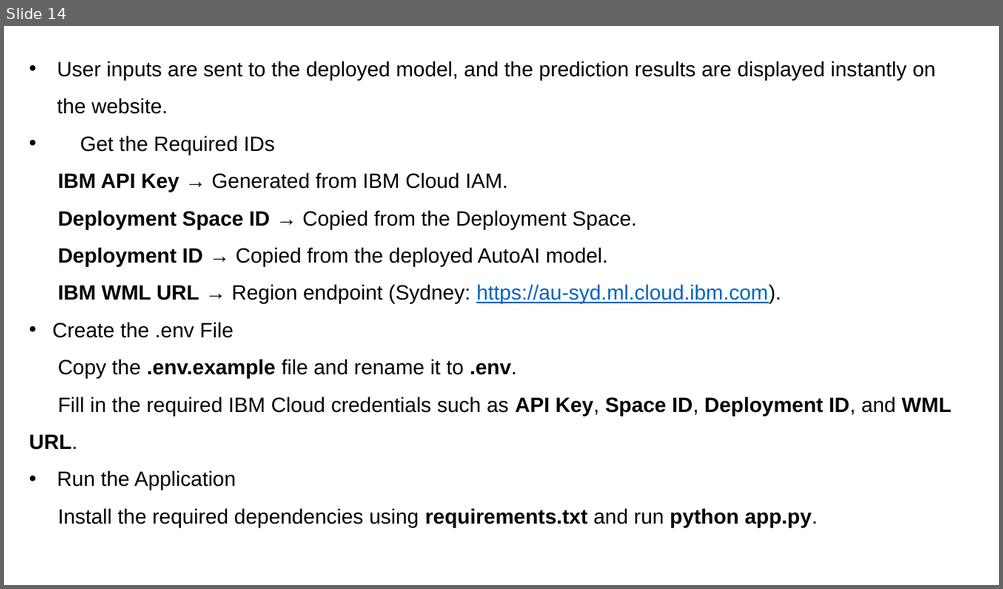
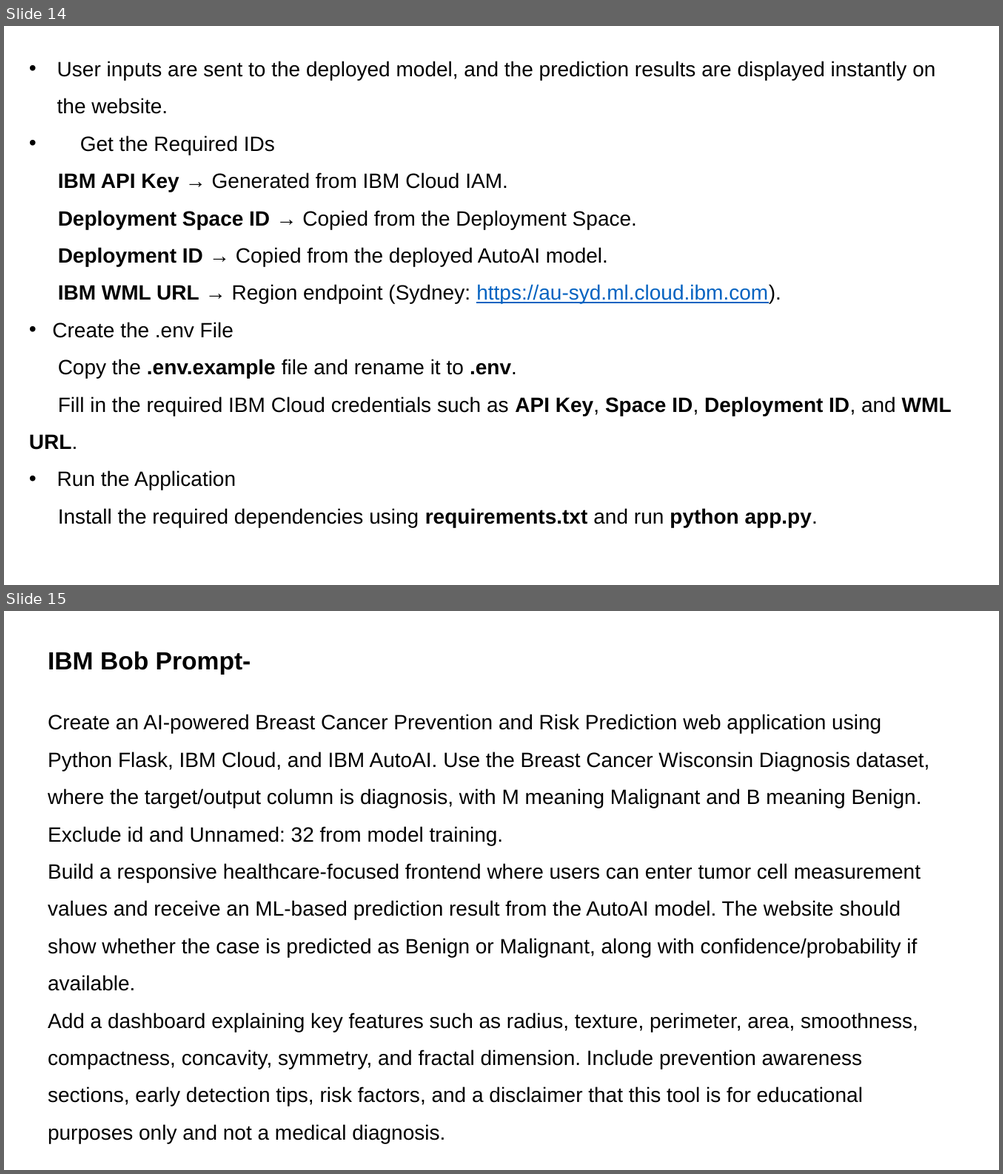
Before and after one commit to lakshmisatwika28-lang/Breast-Cancer-Prediction-AutoAI, a slide deck: Presentation.pptx. Shown one above the other, each under a label of ours: slide 14 before the commit, slides 14 and 15 after it. The pictures are 1003x589 and 1003x1174 pixels, drawn with LibreOffice and Linux fonts; fonts in the diff are those of the drawing. Boxes give left, top, right and bottom in pixels: in the first picture for what was removed or moved away, otherwise in the second. Text is boxed around its words. In the diff, an @@ line names an element or a change of style, - is before the commit and + after.

```diff
--- a/Presentation.pptx
+++ b/Presentation.pptx
@@ slide 15 added at (4,611,999,1170), background #FFFFFF @@
@@ text added at (48,651,251,675), 24 pt, text #000000, bold @@
+IBM Bob Prompt-
@@ text added at (48,714,930,1144), 20 pt, text #000000 @@
+Create an AI-powered Breast Cancer Prevention and Risk Prediction web application using Python Flask, IBM Cloud, and IBM AutoAI. Use the Breast Cancer Wisconsin Diagnosis dataset, where the target/output column is diagnosis, with M meaning Malignant and B meaning Benign. Exclude id and Unnamed: 32 from model training.
+Build a responsive healthcare-focused frontend where users can enter tumor cell measurement values and receive an ML-based prediction result from the AutoAI model. The website should show whether the case is predicted as Benign or Malignant, along with confidence/probability if available.
+Add a dashboard explaining key features such as radius, texture, perimeter, area, smoothness, compactness, concavity, symmetry, and fractal dimension. Include prevention awareness sections, early detection tips, risk factors, and a disclaimer that this tool is for educational purposes only and not a medical diagnosis.
```
Also in this commit, not shown: 1 slide changed, 2 other slides added.
